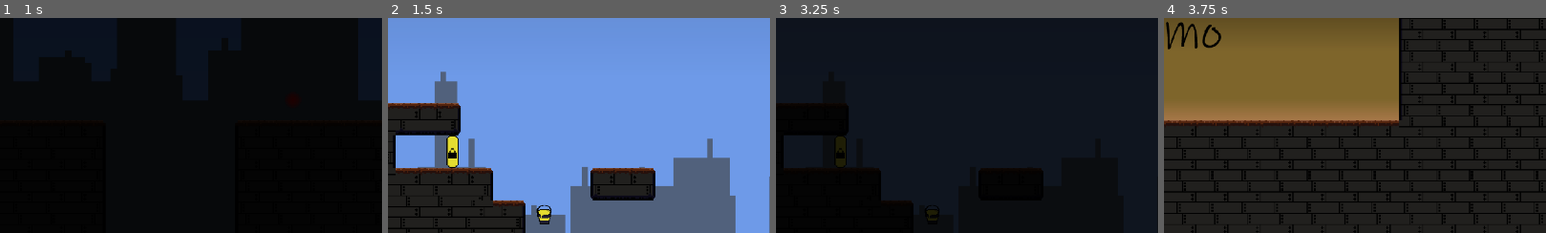
Above: before the commit, frames 1-4 (left to right).
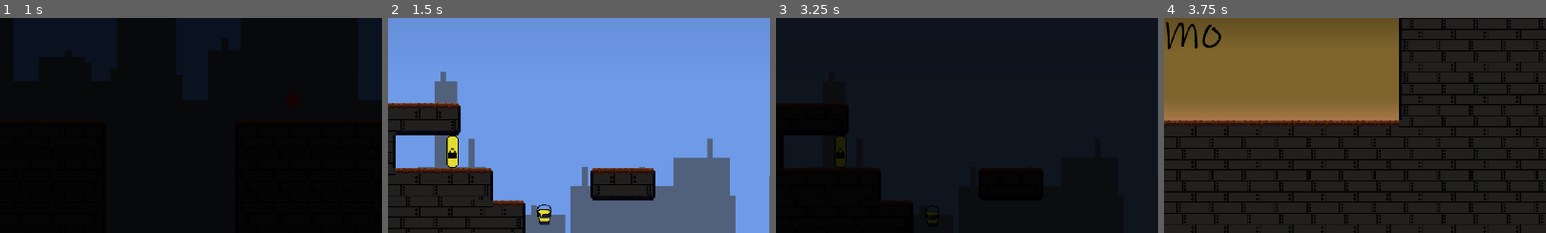
Above: after the commit, the same moments.

Repository: GillianZech/color-cat
Game: Godot game, scene res://Scenes/scene_controller.tscn
The game is run twice, just before and just after one commit, with the same random seed, the same clock (stepped at 60 frames per second) and the same inputs.
Inputs:
- Up to frame 1 (1 s): tap Enter at 0.5 s; hold D (move_right) from 0.53 s (still down); tap Alt (dev) at 0.6 s; tap W (move_up) at 0.77 s
- Up to frame 2 (1.5 s): keep holding D (move_right); tap Alt (dev) at 1.35 s
- Up to frame 3 (3.25 s): tap W (move_up) at 1.52, 3.02 s; release D (move_right) at 2.03 s; hold A (move_left) 2.03-2.78 s; tap Alt (dev) at 2.1, 2.85 s; hold D (move_right) from 2.78 s (still down)
- Up to frame 4 (3.75 s): keep holding D (move_right); tap Alt (dev) at 3.6 s
The pictures show only the part of the screen within x 50-100%, y 42-92%; the shares and areas given below are measured in that part.

Frame 1 is identical in both runs. In frame 2, 0.1% of the frame differs, in the area x 38-43%, y 86-97%; in frame 3, less than 0.1%; in frame 4, nothing differs.

Commit message:
Lasers are quieter. Level 2 buckets updated.

Diff:
--- a/color_cat/Scenes/Level1.tscn
+++ b/color_cat/Scenes/Level1.tscn
@@ -1706,6 +1706,7 @@
 
 [node name="AudioStreamPlayer2D" type="AudioStreamPlayer2D" parent="Lasers/Laser"]
 stream = ExtResource("27_4othl")
+volume_db = 20.0
 
 [node name="Laser2" type="Area2D" parent="Lasers"]
 position = Vector2(3170, 280)
@@ -1728,6 +1729,7 @@
 
 [node name="AudioStreamPlayer2D" type="AudioStreamPlayer2D" parent="Lasers/Laser2"]
 stream = ExtResource("27_4othl")
+volume_db = 20.0
 
 [node name="Laser3" type="Area2D" parent="Lasers"]
 position = Vector2(4389, 289)
@@ -1751,6 +1753,7 @@
 
 [node name="AudioStreamPlayer2D" type="AudioStreamPlayer2D" parent="Lasers/Laser3"]
 stream = ExtResource("27_4othl")
+volume_db = 20.0
 
 [node name="Laser4" type="Area2D" parent="Lasers"]
 position = Vector2(6879, 138)
@@ -1774,6 +1777,7 @@
 
 [node name="AudioStreamPlayer2D" type="AudioStreamPlayer2D" parent="Lasers/Laser4"]
 stream = ExtResource("27_4othl")
+volume_db = 20.0
 
 [node name="EndArea" parent="." instance=ExtResource("12_bxdkk")]
 position = Vector2(8339, 294)
--- a/color_cat/Scenes/Level2.tscn
+++ b/color_cat/Scenes/Level2.tscn
@@ -1325,84 +1325,86 @@
 [node name="CollectSound" type="AudioStreamPlayer2D" parent="Food/Can5"]
 stream = ExtResource("10_nnnm1")
 
-[node name="PaintBucket" type="Area2D" parent="."]
+[node name="Buckets" type="Node2D" parent="."]
+
+[node name="PaintBucket" type="Area2D" parent="Buckets"]
 position = Vector2(1722, -51)
 scale = Vector2(0.672262, 0.813744)
 collision_layer = 4
 script = ExtResource("3_jy0e1")
 
-[node name="CollisionShape2D" type="CollisionShape2D" parent="PaintBucket"]
+[node name="CollisionShape2D" type="CollisionShape2D" parent="Buckets/PaintBucket"]
 shape = SubResource("CircleShape2D_a6c14")
 
-[node name="BucketSprite" type="AnimatedSprite2D" parent="PaintBucket"]
+[node name="BucketSprite" type="AnimatedSprite2D" parent="Buckets/PaintBucket"]
 scale = Vector2(2, 1.8)
 sprite_frames = SubResource("SpriteFrames_0noxq")
 animation = &"splash"
 
-[node name="BucketSplashAudio" type="AudioStreamPlayer2D" parent="PaintBucket"]
+[node name="BucketSplashAudio" type="AudioStreamPlayer2D" parent="Buckets/PaintBucket"]
 stream = ExtResource("5_se1di")
 volume_db = -20.445
 
-[node name="PaintBucket2" type="Area2D" parent="."]
+[node name="PaintBucket2" type="Area2D" parent="Buckets"]
 position = Vector2(2072, 208)
 scale = Vector2(0.47, 0.645)
 collision_layer = 4
 script = ExtResource("3_jy0e1")
 COLOR = "Blue"
 
-[node name="CollisionShape2D" type="CollisionShape2D" parent="PaintBucket2"]
+[node name="CollisionShape2D" type="CollisionShape2D" parent="Buckets/PaintBucket2"]
 position = Vector2(0.000171661, 3.8743e-07)
 scale = Vector2(1, 0.877517)
 shape = SubResource("CircleShape2D_a784t")
 
-[node name="BucketSprite" type="AnimatedSprite2D" parent="PaintBucket2"]
+[node name="BucketSprite" type="AnimatedSprite2D" parent="Buckets/PaintBucket2"]
 position = Vector2(0.000108898, 1.84774e-05)
 scale = Vector2(2.851, 2.28222)
 sprite_frames = SubResource("SpriteFrames_ypfvi")
 animation = &"splash"
 
-[node name="BucketSplashAudio" type="AudioStreamPlayer2D" parent="PaintBucket2"]
+[node name="BucketSplashAudio" type="AudioStreamPlayer2D" parent="Buckets/PaintBucket2"]
 stream = ExtResource("5_se1di")
 volume_db = -20.445
 
-[node name="PaintBucket3" type="Area2D" parent="."]
+[node name="PaintBucket3" type="Area2D" parent="Buckets"]
 position = Vector2(1061, 412)
 scale = Vector2(0.672262, 0.813744)
 collision_layer = 4
 script = ExtResource("3_jy0e1")
 COLOR = "Yellow"
 
-[node name="CollisionShape2D" type="CollisionShape2D" parent="PaintBucket3"]
+[node name="CollisionShape2D" type="CollisionShape2D" parent="Buckets/PaintBucket3"]
 shape = SubResource("CircleShape2D_a6c14")
 
-[node name="BucketSprite" type="AnimatedSprite2D" parent="PaintBucket3"]
+[node name="BucketSprite" type="AnimatedSprite2D" parent="Buckets/PaintBucket3"]
 scale = Vector2(2, 1.8)
 sprite_frames = SubResource("SpriteFrames_rrbks")
 animation = &"splash"
 
-[node name="BucketSplashAudio" type="AudioStreamPlayer2D" parent="PaintBucket3"]
+[node name="BucketSplashAudio" type="AudioStreamPlayer2D" parent="Buckets/PaintBucket3"]
 stream = ExtResource("5_se1di")
 volume_db = -20.445
 
-[node name="PaintBucket4" type="Area2D" parent="."]
+[node name="PaintBucket4" type="Area2D" parent="Buckets"]
 position = Vector2(2443, 68)
 scale = Vector2(0.47, 0.645)
 collision_layer = 4
 script = ExtResource("3_jy0e1")
 COLOR = "Blue"
 
-[node name="CollisionShape2D" type="CollisionShape2D" parent="PaintBucket4"]
+[node name="CollisionShape2D" type="CollisionShape2D" parent="Buckets/PaintBucket4"]
 position = Vector2(0.000171661, 3.8743e-07)
 scale = Vector2(1, 0.877517)
 shape = SubResource("CircleShape2D_a784t")
 
-[node name="BucketSprite" type="AnimatedSprite2D" parent="PaintBucket4"]
+[node name="BucketSprite" type="AnimatedSprite2D" parent="Buckets/PaintBucket4"]
 position = Vector2(0.000108898, 1.84774e-05)
 scale = Vector2(2.851, 2.28222)
 sprite_frames = SubResource("SpriteFrames_ypfvi")
 animation = &"idle"
 
-[node name="BucketSplashAudio" type="AudioStreamPlayer2D" parent="PaintBucket4"]
+[node name="BucketSplashAudio" type="AudioStreamPlayer2D" parent="Buckets/PaintBucket4"]
 stream = ExtResource("5_se1di")
 volume_db = -20.445
 
@@ -1492,6 +1494,7 @@
 
 [node name="AudioStreamPlayer2D" type="AudioStreamPlayer2D" parent="Lasers/Laser"]
 stream = ExtResource("23_x3uet")
+volume_db = 20.0
 
 [node name="Laser2" type="Area2D" parent="Lasers"]
 position = Vector2(1214, 282)
@@ -1514,6 +1517,7 @@
 
 [node name="AudioStreamPlayer2D" type="AudioStreamPlayer2D" parent="Lasers/Laser2"]
 stream = ExtResource("23_x3uet")
+volume_db = 20.0
 
 [node name="Laser3" type="Area2D" parent="Lasers"]
 position = Vector2(2504, 70)
@@ -1536,6 +1540,7 @@
 
 [node name="AudioStreamPlayer2D" type="AudioStreamPlayer2D" parent="Lasers/Laser3"]
 stream = ExtResource("23_x3uet")
+volume_db = 20.0
 
 [node name="Laser4" type="Area2D" parent="Lasers"]
 position = Vector2(2319, 67)
@@ -1558,6 +1563,7 @@
 
 [node name="AudioStreamPlayer2D" type="AudioStreamPlayer2D" parent="Lasers/Laser4"]
 stream = ExtResource("23_x3uet")
+volume_db = 20.0
 
 [node name="DeathPlane" type="Area2D" parent="."]
 position = Vector2(3915, 620)
@@ -1579,10 +1585,14 @@
 [connection signal="body_entered" from="Food/Can3" to="Food/Can3" method="_on_body_entered"]
 [connection signal="body_entered" from="Food/Can4" to="Food/Can4" method="_on_body_entered"]
 [connection signal="body_entered" from="Food/Can5" to="Food/Can5" method="_on_body_entered"]
-[connection signal="body_entered" from="PaintBucket" to="PaintBucket" method="_on_body_entered"]
-[connection signal="body_entered" from="PaintBucket2" to="PaintBucket2" method="_on_body_entered"]
-[connection signal="body_entered" from="PaintBucket3" to="PaintBucket3" method="_on_body_entered"]
-[connection signal="body_entered" from="PaintBucket4" to="PaintBucket4" method="_on_body_entered"]
+[connection signal="body_entered" from="Buckets/PaintBucket" to="Buckets/PaintBucket" method="_on_body_entered"]
+[connection signal="animation_finished" from="Buckets/PaintBucket/BucketSprite" to="Buckets/PaintBucket" method="_on_bucket_sprite_animation_finished"]
+[connection signal="body_entered" from="Buckets/PaintBucket2" to="Buckets/PaintBucket2" method="_on_body_entered"]
+[connection signal="animation_finished" from="Buckets/PaintBucket2/BucketSprite" to="Buckets/PaintBucket2" method="_on_bucket_sprite_animation_finished"]
+[connection signal="body_entered" from="Buckets/PaintBucket3" to="Buckets/PaintBucket3" method="_on_body_entered"]
+[connection signal="animation_finished" from="Buckets/PaintBucket3/BucketSprite" to="Buckets/PaintBucket3" method="_on_bucket_sprite_animation_finished"]
+[connection signal="body_entered" from="Buckets/PaintBucket4" to="Buckets/PaintBucket4" method="_on_body_entered"]
+[connection signal="animation_finished" from="Buckets/PaintBucket4/BucketSprite" to="Buckets/PaintBucket4" method="_on_bucket_sprite_animation_finished"]
 [connection signal="body_entered" from="Lasers/Laser" to="Lasers/Laser" method="_on_body_entered"]
 [connection signal="body_entered" from="Lasers/Laser2" to="Lasers/Laser2" method="_on_body_entered"]
 [connection signal="body_entered" from="Lasers/Laser3" to="Lasers/Laser3" method="_on_body_entered"]
Not shown, changed: color_cat/Sounds/laser.ogg.import
Not shown, changed: color_cat/Sounds/laser.ogg
